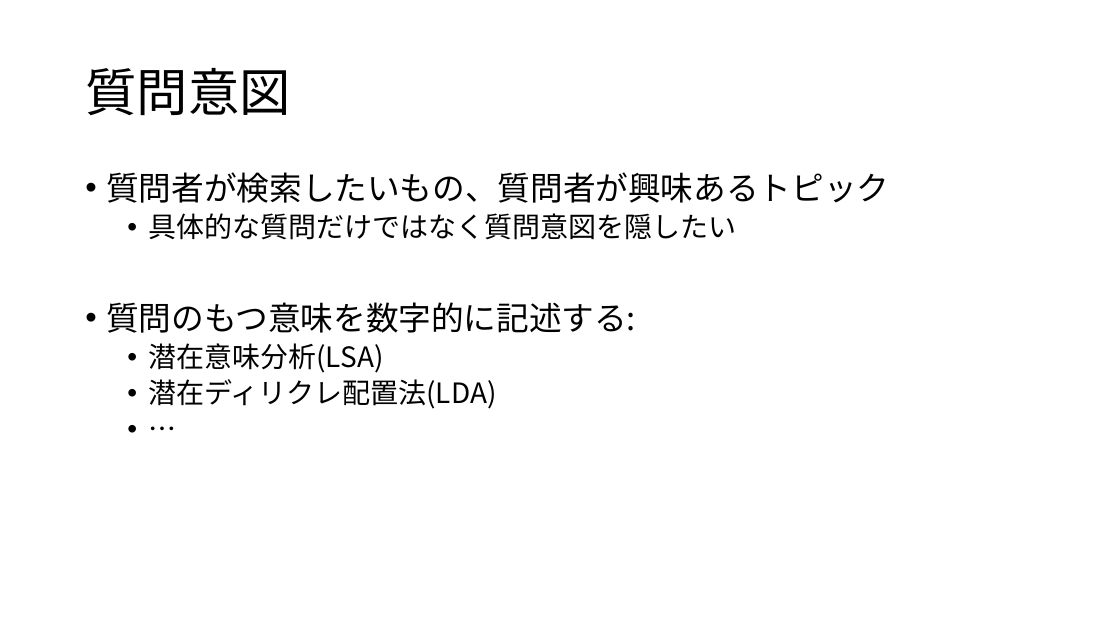
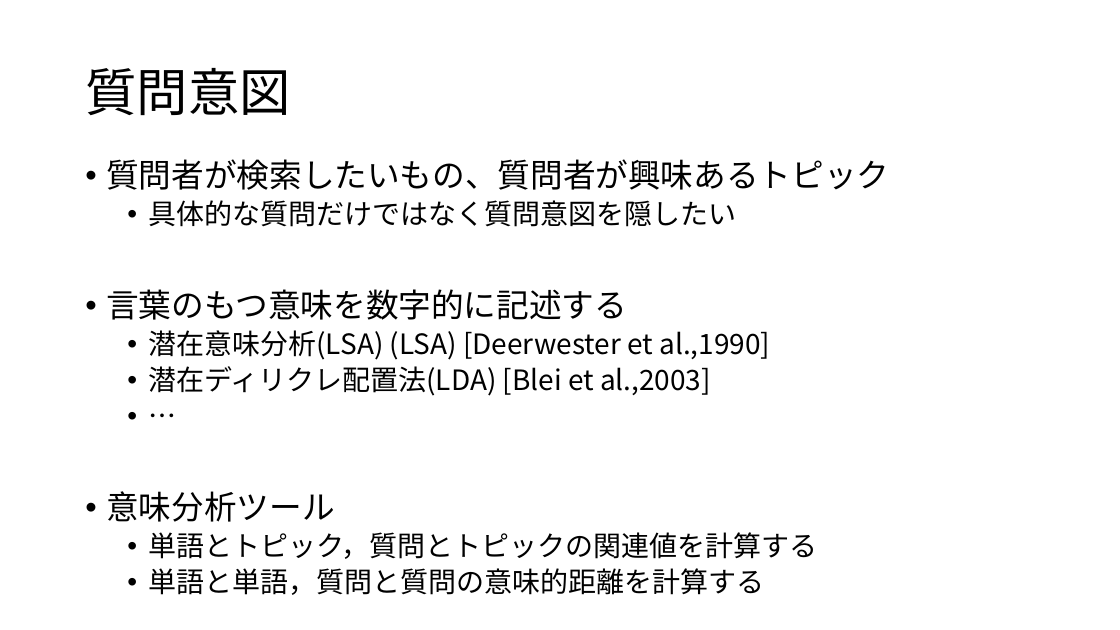
Before and after one commit to aaeviru/thesis, a slide deck: slide 8 of slide/sr2017-slide.pptx. Drawn at 1120x630 pixels with LibreOffice and Linux fonts; fonts in the diff are those of the drawing. Boxes give left, top, right and bottom in pixels: in the first picture for what was removed or moved away, otherwise in the second. Text is boxed around its words. In the diff, an @@ line names an element or a change of style, - is before the commit and + after.

```diff
--- a/slide/sr2017-slide.pptx
+++ b/slide/sr2017-slide.pptx
@@ text "質問者が検索したいもの、質問者が興味あるトピック": place and size @@
-text "質問者が検索したいもの、質問者が興味あるトピック" at [106, 172, 889, 409]
+text "質問者が検索したいもの、質問者が興味あるトピック" at [106, 159, 889, 595]
@@ text at [106, 289, 770, 396]: text changed @@
-• 質問のもつ意味を数字的に記述する:
-  • 潜在意味分析(LSA)
-  • 潜在ディリクレ配置法(LDA)
+• 言葉のもつ意味を数字的に記述する
+  • 潜在意味分析(LSA) (LSA) [Deerwester et al.,1990]
+  • 潜在ディリクレ配置法(LDA) [Blei et al.,2003]
@@ text at [106, 491, 818, 595]: paragraphs added @@
+• 意味分析ツール
+  • 単語とトピック，質問とトピックの関連値を計算する
+  • 単語と単語，質問と質問の意味的距離を計算する
```
Also in this commit, not shown: 12 other slides changed, 12 slides added, 1 slide removed, 15 other files.
